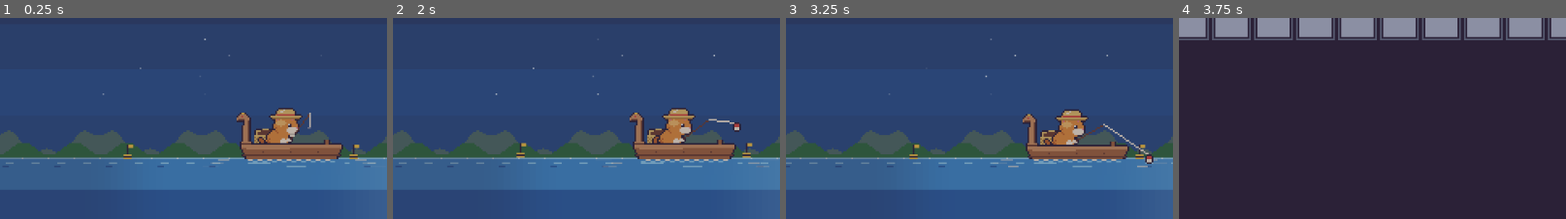
Above: before the commit, frames 1-4 (left to right).
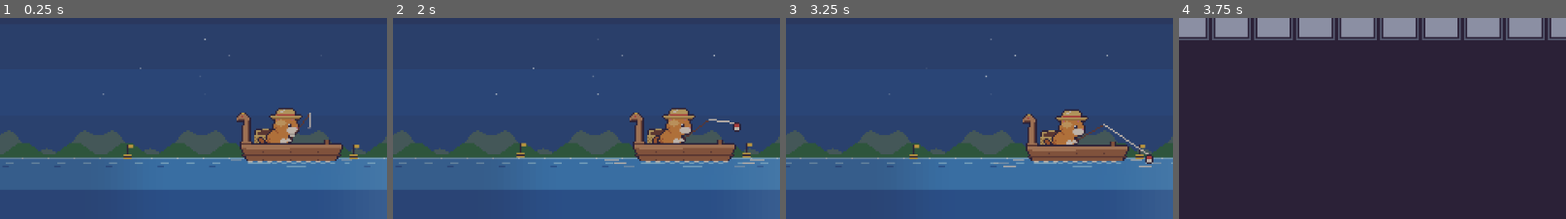
Above: after the commit, the same moments.

Repository: jiahecairen/pixel-cat-fishing
Game: Godot game, scene res://presentation/main.tscn
The game is run twice, just before and just after one commit, with the same random seed, the same clock (stepped at 60 frames per second) and the same inputs.
Inputs (mouse positions are % of the whole screen's width and height, from its top left):
- Up to frame 1 (0.25 s): no input
- Up to frame 2 (2 s): tap Enter at 0.5, 0.6 s; move the mouse to (72, 45) at 0.52 s; hold Right 0.53-1.25 s; click (72, 45) at 0.67 s; tap Space at 0.77 s; drag from (30, 55) to (45, 70) at 1.27 s
- Up to frame 3 (3.25 s): move the mouse to (60, 28) at 2.02 s; hold Right 2.03-2.75 s; tap C at 2.1 s; drag from (45, 70) to (20, 35) at 2.77 s
- Up to frame 4 (3.75 s): move the mouse to (80, 65) at 3.52 s; hold Left from 3.53 s (still down); tap I at 3.6 s
The pictures show only the part of the screen within x 14-64%, y 44-94%; the shares and areas given below are measured in that part.

The runs differ from the first frame. In frame 1, 0.6% of the frame differs, in the area x 54-98%, y 70-73%; in frame 2, 0.7%, in the area x 54-98%, y 70-75%; in frame 3, 0.6%; in frame 4, nothing differs.

Commit message:
v0.36: 船可回码头、航行掉头、V形水纹、鸟随机换位与💢、加速顾客修复
Co-Authored-By: Claude Sonnet 5.5 <noreply@anthropic.com>
Claude-Session: https://claude.ai/code/session_01MGVgxpnz2EqSwpVSKzj7dd

Diff:
--- a/core/game.gd
+++ b/core/game.gd
@@ -31,6 +31,7 @@
 var _birds: Dictionary = {}
 var _bird_kind: String = ""      # 正在来访的鸟："gift" 送礼 / "steal" 偷鱼（只在内存里，重启后这次来访作废）
 var _bird_item: String = ""
+var _anger_until_ms: int = 0     # 被鸟偷了鱼以后生气到这个时刻（只在内存里）
 var dirty: bool = false     # 有需要落盘的变化
 
 var _clock
@@ -280,6 +281,22 @@
 	dirty = true
 	return true
 
+## 航行途中随时能掉头：去小镇的路上点鱼图标回钓点，回钓点的路上点城镇图标再去小镇。休息时不行。
+func can_turn_sail() -> bool:
+	return (journey.activity() == Journey.Activity.SAIL_OUT or journey.activity() == Journey.Activity.SAIL_BACK) and not pomodoro.is_break()
+
+func turn_sail() -> bool:
+	if not can_turn_sail():
+		return false
+	var was_out: bool = journey.activity() == Journey.Activity.SAIL_OUT
+	if not journey.turn_sail(_clock.now_ms()):
+		return false
+	if not was_out:                 # 掉头去小镇：和出发一样，鸟的来访作废
+		_cancel_bird()
+	state.journey["line_out"] = 1
+	dirty = true
+	return true
+
 const MOVE_SPEEDS := [1.0, 2.0, 4.0, 8.0, 16.0]
 var time_scale: float = 1.0            # 全局加速倍数（测试用，不存档）
 var _ff_rest: float = 0.0              # 加速时不足 1 毫秒的零头
@@ -319,6 +336,12 @@
 	for k in ["bird_next_ms", "bird_act_ms", "lucky_until_ms"]:
 		if int(state.effects[k]) > 0:
 			state.effects[k] = int(state.effects[k]) + delta_ms
+	if _anger_until_ms > 0:
+		_anger_until_ms += delta_ms
+
+## 刚被鸟偷了鱼，小猫还在生气。
+func angry() -> bool:
+	return _anger_until_ms > 0 and _clock.now_ms() < _anger_until_ms
 
 ## 装备栏里某一格显示的名字（鱼竿随升级等级变，鱼线、鱼钩暂时只有一档）。
 func equipment_name(slot: String) -> String:
@@ -512,6 +535,7 @@
 			events.append({"type": "bird_gift", "item": _bird_item})
 		elif _bird_kind == "steal":
 			var gone := economy.eat_cheapest(state)
+			_anger_until_ms = now + int(_birds.get("anger_ms", 1500))   # 气得冒红色💢，过一会儿才接着钓
 			events.append({"type": "bird_steal", "fish_id": gone})
 		_bird_kind = ""
 		_bird_item = ""
@@ -525,9 +549,13 @@
 		return
 	var watching_float: bool = journey.activity() == Journey.Activity.IDLE_FULL or (fishing.state == FishingSystem.State.WAITING or fishing.state == FishingSystem.State.TWITCH)
 	var loot := economy.cheapest_common(state)
-	if loot != "" and watching_float and _rng.randf() < float(_birds["steal_chance"]):
+	var roll := _rng.randf()
+	if loot != "" and watching_float and roll < float(_birds["steal_chance"]):
 		_bird_kind = "steal"
 		_bird_item = loot
+	elif _rng.randf() < float(_birds.get("idle_chance", 0.0)):
+		_bird_kind = "none"          # 只是来歇歇脚，什么也不发生（最后停在船尾小猫面前）
+		_bird_item = ""
 	else:
 		_bird_kind = "gift"
 		_bird_item = "bottle" if _rng.randf() < float(_birds["bottle_chance"]) and inventory.by_id.has("bottle") else inventory.roll(_rng)
@@ -536,12 +564,15 @@
 	dirty = true
 
 func _cancel_bird() -> void:
+	_anger_until_ms = 0
 	_bird_kind = ""
 	_bird_item = ""
 	state.effects["bird_act_ms"] = 0
 	state.effects["bird_next_ms"] = 0
 
 func _tick_idle_full(now: int, events: Array) -> void:
+	if now < _anger_until_ms:          # 刚被鸟偷了鱼：先生气，不马上接着钓
+		return
 	if in_focus() or not economy.basket_full(state):   # 专注：鱼进木箱，满篓也接着钓
 		journey.resume_fishing(now)   # 例如刚升级了鱼篓容量
 		dirty = true
--- a/core/journey.gd
+++ b/core/journey.gd
@@ -14,6 +14,24 @@
 ## 时长换算。全局加速由 Game 把所有截止时刻前移实现，这里不再有倍速。
 func _dur(key: String, scale: float = 1.0) -> int:
 	return int(float(_cfg[key]) * scale)
+
+## 航行时长按路程折算：sail_ms 对应从默认钓点到码头的路程，船停得离码头近就按比例缩短（太近也不低于 sail_min_scale），
+## 这样不管船在哪儿，航行速度都差不多，不会出现最后一小段慢得像爬。
+func sail_scale() -> float:
+	var dist := absf(float(_cfg.get("dock_x", 512)) - float(boat_x()))
+	return clampf(dist / float(_cfg.get("sail_ref_dist", 252)), float(_cfg.get("sail_min_scale", 0.08)), 3.0)
+
+## 航行途中掉头：位置不跳，剩下的路程等于已经走过的路程。
+func turn_sail(now_ms: int) -> bool:
+	var a := activity()
+	if a != Activity.SAIL_OUT and a != Activity.SAIL_BACK:
+		return false
+	var span := int(_j["phase_end_ms"]) - int(_j["phase_start_ms"])
+	var elapsed := clampi(now_ms - int(_j["phase_start_ms"]), 0, span)
+	_enter(Activity.SAIL_BACK if a == Activity.SAIL_OUT else Activity.SAIL_OUT, now_ms, span)
+	_j["phase_start_ms"] = now_ms - (span - elapsed)
+	_j["phase_end_ms"] = int(_j["phase_start_ms"]) + span
+	return true
 
 func _init(journey_state: Dictionary, cfg: Dictionary, rng: RandomNumberGenerator) -> void:
 	_j = journey_state
@@ -89,7 +107,7 @@
 func depart(now_ms: int) -> bool:
 	if not can_depart():
 		return false
-	_enter(Activity.SAIL_OUT, now_ms, _dur("sail_ms"))
+	_enter(Activity.SAIL_OUT, now_ms, _dur("sail_ms", sail_scale()))
 	return true
 
 ## 鱼卖完了：停在摊位前，等玩家点"鱼卖光了"气泡。
@@ -148,7 +166,7 @@
 				return "sale"
 		Activity.WALK_TO_BOAT:
 			if now_ms >= int(_j["phase_end_ms"]):
-				_enter(Activity.SAIL_BACK, now_ms, _dur("sail_ms"))
+				_enter(Activity.SAIL_BACK, now_ms, _dur("sail_ms", sail_scale()))
 				return "boarded"
 		Activity.SAIL_BACK:
 			if now_ms >= int(_j["phase_end_ms"]):
--- a/data/balance.json
+++ b/data/balance.json
@@ -129,6 +129,9 @@
   },
   "town": {
     "sail_ms": 30000,
+    "dock_x": 512,
+    "sail_ref_dist": 252,
+    "sail_min_scale": 0.08,
     "walk_ms": 8000,
     "dock_roam_x": 552,
     "sale_min_ms": 8000,
@@ -250,7 +253,7 @@
   ],
   "water": {
     "boat_min_x": 30,
-    "boat_max_x": 440,
+    "boat_max_x": 512,
     "zones": [
       {
         "id": "deep",
@@ -271,6 +274,8 @@
     "max_ms": 480000,
     "steal_chance": 0.3,
     "act_after_ms": 10000,
+    "idle_chance": 0.2,
+    "anger_ms": 1500,
     "bottle_chance": 0.5
   },
   "equipment": {
--- a/presentation/main.gd
+++ b/presentation/main.gd
@@ -39,7 +39,7 @@
 	"tomato", "coin", "basket", "hold", "chest", "btn_bag", "room_door", "room_window", "counter", "shelf_tackle",
 	"shelf_hats", "mirror", "bookshelf", "calendar", "bed", "rug", "bobber", "bang", "tangle", "zzz", "font", "dots", "panel", "pips", "labels",
 	"sparkle", "splash", "btn_play", "btn_stop", "btn_skip", "btn_close", "btn_menu", "btn_plus",
-	"btn_minus", "btn_left", "btn_right", "btn_gear", "btn_town", "btn_fish", "btn_view", "btn_cat"]
+	"btn_minus", "btn_left", "btn_right", "btn_gear", "btn_town", "btn_fish", "btn_view", "btn_cat", "anger"]
 const CAT_LAYERS := ["fur_base", "fur_shade", "fur_light", "pat_white", "pat_stripe", "fixed", "rain_gear"]
 const CAT_FRAMES := 6
 
@@ -222,6 +222,10 @@
 		var ids: Array = game.fish_by_id.keys()
 		for i in OS.get_environment("CATFISH_FILL").to_int():
 			game.economy.add_catch(st, st.new_id("c"), ids[i % ids.size()], false)
+	if OS.has_environment("CATFISH_BIRD"):        # 调试：让一只鸟（steal / gift / none）立刻来访
+		var bk := OS.get_environment("CATFISH_BIRD")
+		var bi: String = String(game.fish_by_id.keys()[0]) if bk == "steal" else ("bottle" if bk == "gift" else "")
+		world.call_deferred("bird_start", bk, bi, Time.get_ticks_msec())
 	if OS.has_environment("CATFISH_CHEST"):       # 调试：每一竿都钓到宝箱
 		game.set_chest_chance(1.0)
 	if OS.has_environment("CATFISH_ITEMS"):       # 调试：开局每种物品给这么多个，并打开物品栏
@@ -925,7 +929,13 @@
 
 ## 海上 = 去小镇；在镇上 = 去钓鱼。
 func _town_button() -> void:
-	if game.journey.in_town():
+	if game.can_turn_sail() or game.journey.activity() == Journey.Activity.SAIL_OUT or game.journey.activity() == Journey.Activity.SAIL_BACK:
+		if game.turn_sail():           # 航行途中掉头：去小镇的路上回钓点，回钓点的路上再去小镇
+			world.bird = {}
+			play("click")
+		else:
+			play("deny")
+	elif game.journey.in_town():
 		_go_fishing()
 	else:
 		_go_to_town()
@@ -1039,8 +1049,11 @@
 		main_btn = "btn_skip"
 	_tex_frame(main_btn, BTN_MAIN.position, 1 if _pressed_btn == "main" else 0, 2)
 	var in_town: bool = game.journey.in_town()
-	var town_ok: bool = game.can_go_fishing() if in_town else game.can_go_to_town()
-	_tex_frame("btn_fish" if in_town else "btn_town", BTN_TOWN.position, 1 if _pressed_btn == "town" else 0, 2,
+	var act_now: int = game.journey.activity()
+	var show_fish: bool = in_town or act_now == Journey.Activity.SAIL_OUT       # 往小镇去的路上，图标就是"回去钓鱼"
+	var sailing: bool = act_now == Journey.Activity.SAIL_OUT or act_now == Journey.Activity.SAIL_BACK
+	var town_ok: bool = game.can_turn_sail() if sailing else (game.can_go_fishing() if in_town else game.can_go_to_town())
+	_tex_frame("btn_fish" if show_fish else "btn_town", BTN_TOWN.position, 1 if _pressed_btn == "town" else 0, 2,
 			Color.WHITE if town_ok else Color(1, 1, 1, 0.35))
 	_tex_frame("btn_gear", BTN_MENU.position, 1 if menu.open and menu.tab == 3 else 0, 2)
 	if adapter.is_overlay():
--- a/presentation/world.gd
+++ b/presentation/world.gd
@@ -104,6 +104,7 @@
 		_:
 			boat_x = DOCK_X
 	boat_x = roundf(boat_x)
+	_update_wake(t)
 	walk_behind = false
 	if j.activity() != Journey.Activity.ROAM:
 		roam_behind = false
@@ -349,7 +350,7 @@
 
 func on_sale(fish_id: String) -> void:
 	var f: Dictionary = m.game.fish_by_id.get(fish_id, {})
-	leaving.append({"kind": customer_kind, "t0": Time.get_ticks_msec(), "x0": float(STALL_X + 50), "fish": f.get("sprite", "")})
+	leaving.append({"kind": customer_kind, "t0": Time.get_ticks_msec(), "x0": float(STALL_X + 50), "fish": f.get("sprite", ""), "v": maxf(1.0, m.game.time_scale)})
 	approach_visible = false
 
 ## 这一单的顾客：每单换一位（不连续重复），在这一单的后半段从右边走过来。
@@ -360,7 +361,7 @@
 	var selling: bool = j.activity() == Journey.Activity.VENDING and not g.pomodoro.is_break() and not g.state.basket.is_empty()
 	if not selling:
 		if approach_visible:
-			leaving.append({"kind": customer_kind, "t0": Time.get_ticks_msec(), "x0": approach_x, "fish": ""})
+			leaving.append({"kind": customer_kind, "t0": Time.get_ticks_msec(), "x0": approach_x, "fish": "", "v": maxf(1.0, m.game.time_scale)})
 			approach_visible = false
 		return
 	var phase := int(g.state.journey["phase_start_ms"])
@@ -513,7 +514,7 @@
 func _draw_waterline(bob_y: float, t: int) -> void:
 	var x0 := boat_x - 1.0
 	var w := 66.0
-	var top := float(WATER_Y + 1)          # 水线和浮漂入水的位置持平，船身只露出水面以上的部分
+	var top := float(WATER_Y + 2)          # 水线和浮漂入水的位置持平，船身只露出水面以上的部分
 	var zones: Array = m.game.zone_bounds(SHORE_X)
 	# 盖住船底的水：颜色要和这里的海一致（含水域染色），按 3 像素一列画
 	var cx := x0
@@ -530,20 +531,73 @@
 		m.draw_rect(Rect2(x0 + 6.0 + k * 3.0, top - (1 if wave else 0) + 1, 3, 1), Pal.L_W if wave else Pal.L_C)
 	m.draw_rect(Rect2(x0 + 6.0, WATER_Y + 3, 14, 1), Pal.L_C)    # 船身下面透出的水纹
 	m.draw_rect(Rect2(x0 + 30.0 + float((t / 500) % 3) * 2.0, WATER_Y + 5, 12, 1), Pal.L_C)
-	for k in 3:                                                      # 向外荡开的水纹（淡出）
-		var ph := fposmod(float(t) / 2600.0 + float(k) / 3.0, 1.0)
-		var col := Color(Pal.L_W, (1.0 - ph) * 0.7)
-		var y := float(WATER_Y + 1 + k * 2)
-		m.draw_rect(Rect2(x0 - 3.0 - ph * 14.0 - 6.0, y, 6.0 + ph * 4.0, 1), col)
-		m.draw_rect(Rect2(x0 + w + 3.0 + ph * 14.0, y, 6.0 + ph * 4.0, 1), col)
-	if boat_moving or m.game.journey.activity() in [Journey.Activity.SAIL_OUT, Journey.Activity.SAIL_BACK]:
-		var dir := 1.0
-		if m.game.journey.activity() == Journey.Activity.SAIL_BACK or (boat_moving and boat_dir < 0.0):
-			dir = -1.0
-		for k in 4:                                                  # 尾迹：从船尾向后拖出去的几道长纹
-			var ph := fposmod(float(t) / 900.0 + float(k) / 4.0, 1.0)
-			var tail_x := (x0 - 4.0 - ph * 26.0) if dir > 0.0 else (x0 + w + 4.0 + ph * 26.0 - 10.0)
-			m.draw_rect(Rect2(tail_x, WATER_Y + 2 + (k % 2) * 3, 10.0 - ph * 4.0, 1), Color(Pal.L_W, (1.0 - ph) * 0.8))
+	_draw_ripples(t)
+
+# ------------------------------------------------------------------ 水纹
+## 水纹都钉在世界坐标上，船开走以后留在原地慢慢散开：
+##   静止时船头船尾各荡开一圈圈横向水纹；划船/航行时船尾一路留下"V"形尾迹（越往后越宽），船越快越宽越长。
+## 每一道水纹的透明度都是 半透明 → 不透明 → 半透明，最后散掉。
+var _ripples: Array = []
+var _wk_prev_x: float = -1.0
+var _wk_prev_t: int = 0
+var _wk_dist: float = 0.0
+var _wk_ring_at: int = 0
+var _wk_moved_t: int = -100000
+var _wk_ring_k: int = 0
+var boat_speed: float = 0.0            # 船的实际速度（像素/秒，平滑过）
+
+func _update_wake(t: int) -> void:
+	if _wk_prev_x < 0.0 or t - _wk_prev_t > 400:
+		_wk_prev_x = boat_x
+		_wk_prev_t = t
+		return
+	var dt := maxi(1, t - _wk_prev_t)
+	var dx := boat_x - _wk_prev_x
+	_wk_prev_x = boat_x
+	_wk_prev_t = t
+	boat_speed = lerpf(boat_speed, absf(dx) / float(dt) * 1000.0, 0.12)
+	if absf(dx) > 0.01:
+		_wk_moved_t = t
+		_wk_dist += absf(dx)
+		var dir := 1.0 if dx > 0.0 else -1.0
+		var v := boat_speed
+		while _wk_dist >= 4.0:
+			_wk_dist -= 4.0
+			_ripples.append({"k": "wake", "x": (boat_x - 1.0) if dir > 0.0 else (boat_x + 65.0), "y": float(WATER_Y + 4),
+					"t0": t, "life": 1100 + int(minf(v, 90.0) * 14.0), "spread": clampf(1.0 + v / 16.0, 1.0, 3.4),
+					"len": 4.0 + minf(v / 7.0, 9.0), "dir": dir})
+	elif t - _wk_moved_t > 300 and t >= _wk_ring_at:        # 停着：每隔一会儿荡开一圈
+		_wk_ring_at = t + 870
+		var y := float(WATER_Y + 1 + (_wk_ring_k % 3) * 2)
+		_wk_ring_k += 1
+		_ripples.append({"k": "ring", "x": boat_x + 2.0, "y": y, "t0": t, "life": 2600, "side": -1.0})
+		_ripples.append({"k": "ring", "x": boat_x + 62.0, "y": y, "t0": t, "life": 2600, "side": 1.0})
+
+func _draw_ripples(t: int) -> void:
+	var keep: Array = []
+	for r in _ripples:
+		var age := t - int(r["t0"])
+		var life: int = r["life"]
+		if age >= life or _ripples.size() > 120:
+			continue
+		keep.append(r)
+		var f := float(age) / float(life)
+		var col := Color(Pal.L_W, 0.2 + 0.7 * sin(PI * f))
+		if r["k"] == "ring":
+			var wd := 6.0 + f * 4.0
+			var x: float = float(r["x"]) + float(r["side"]) * f * 14.0
+			m.draw_rect(Rect2(x if r["side"] > 0.0 else x - wd, float(r["y"]), wd, 1), col)
+		else:
+			var dir: float = r["dir"]
+			var len: float = float(r["len"]) * (0.6 + 0.4 * f)
+			var xc: float = float(r["x"]) - dir * f * 10.0
+			var x0 := xc if dir < 0.0 else xc - len
+			var sp := roundf(float(r["spread"]) * f)
+			var y: float = float(r["y"])
+			m.draw_rect(Rect2(x0, y - sp, len, 1), col)
+			if sp > 0.0:
+				m.draw_rect(Rect2(x0, y + sp, len, 1), col)
+	_ripples = keep
 
 var _fish_colors: Dictionary = {}
 func _fish_color(fish_id: String) -> Color:
@@ -555,32 +609,71 @@
 		_fish_colors[fish_id] = col
 	return _fish_colors[fish_id]
 
+const BIRD_HOP_MS := 600
+const BIRD_SPOTS := ["basket", "bow", "stern"]
+
+## 鸟最后停在哪儿决定它干什么：鱼篓 = 偷鱼，船头 = 送礼，船尾（小猫面前）= 什么也不做。
+## 起点随机，中途换 0~2 次位置，所以看它一开始停哪儿猜不出结果。
 func bird_start(kind: String, item: String, t: int) -> void:
-	bird = {"kind": kind, "item": item, "t0": t}
-
-## 来访的鸟：飞来 → 停下张望 → 送礼（物品落进船里）或叼走一条鱼 → 飞走。
-## 送礼的鸟停在龙头上；偷鱼的鸟停在鱼篓边上。
+	var final: String = {"steal": "basket", "gift": "bow"}.get(kind, "stern")
+	var spots: Array = [final]
+	for i in randi() % 3:
+		var opts: Array = BIRD_SPOTS.filter(func(n): return n != spots[0])
+		spots.push_front(opts[randi() % opts.size()])
+	bird = {"kind": kind, "item": item, "t0": t, "d": 0.0, "last": t, "spots": spots}
+
+func _bird_spot(name: String, bob_y: float) -> Vector2:
+	match name:
+		"basket":
+			return Vector2(boat_x + 12, bob_y - 18)
+		"bow":
+			return Vector2(boat_x - 1, bob_y - 27)
+	return Vector2(boat_x + 52, bob_y - 7)
+
+## 来访的鸟：飞来 → 停下张望（可能换几个位置）→ 在最后的位置送礼 / 叼走一条鱼 / 什么也不做 → 飞走。
+## 鸟的时间按游戏加速走（和游戏里"到点生效"的时刻对得上），不然加速时画面和结算会错开。
 func _draw_bird(t: int, bob_y: float) -> void:
 	if bird.is_empty():
 		return
-	var d: int = t - int(bird["t0"])
+	bird["d"] = float(bird["d"]) + float(clampi(t - int(bird["last"]), 0, 100)) * maxf(1.0, m.game.time_scale)
+	bird["last"] = t
+	var d := int(bird["d"])
 	var act: int = m.game.bird_act_after_ms()      # 鸟停多久才送礼/偷鱼
 	if d > act + 3500:
 		bird = {}
 		return
 	var steal: bool = bird["kind"] == "steal"
-	var perch := Vector2(boat_x + 12, bob_y - 18) if steal else Vector2(boat_x - 1, bob_y - 27)
+	var spots: Array = bird["spots"]
+	var hops := spots.size() - 1
+	var perch := _bird_spot(spots[hops], bob_y)
 	var item: Dictionary = m.game.fish_by_id.get(bird["item"], {}) if steal else m.game.inventory.by_id.get(bird["item"], {})
 	var item_tex: String = item.get("sprite", "")
-	if d < 2500:
-		var k := _ease(float(d) / 2500.0)
-		var pos := (perch + Vector2(170, -70)).lerp(perch, k) + Vector2(0, roundf(sin(d / 150.0) * (1.0 - k) * 3.0))
+	const ARRIVE := 2500
+	if d < ARRIVE:
+		var first := _bird_spot(spots[0], bob_y)
+		var k := _ease(float(d) / float(ARRIVE))
+		var pos := (first + Vector2(170, -70)).lerp(first, k) + Vector2(0, roundf(sin(d / 150.0) * (1.0 - k) * 3.0))
 		m.tex_frame("bird_fly", (pos + Vector2(-1, 1)).round(), (d / 110) % 2, 2)
 	elif d < act:
-		if (d / 1300) % 3 == 2:
-			m.tex_frame_flipped("bird_perch", perch, 0, 1)        # 回头张望
+		var seg := maxi(1, (act - ARRIVE - hops * BIRD_HOP_MS) / (hops + 1))
+		var u := d - ARRIVE
+		var idx := mini(u / (seg + BIRD_HOP_MS), hops)
+		var within := u - idx * (seg + BIRD_HOP_MS)
+		if idx < hops and within >= seg:                    # 换位置：飞过去
+			var a := _bird_spot(spots[idx], bob_y)
+			var b := _bird_spot(spots[idx + 1], bob_y)
+			var k := float(within - seg) / float(BIRD_HOP_MS)
+			var pos := a.lerp(b, k) + Vector2(0, -sin(k * PI) * 8.0)
+			if b.x > a.x:
+				m.tex_frame_flipped("bird_fly", (pos + Vector2(-1, 1)).round(), (d / 90) % 2, 2)
+			else:
+				m.tex_frame("bird_fly", (pos + Vector2(-1, 1)).round(), (d / 90) % 2, 2)
 		else:
-			m.draw_texture(m.tex["bird_perch"], perch)
+			var here := _bird_spot(spots[idx], bob_y)
+			if (d / 1300) % 3 == 2:
+				m.tex_frame_flipped("bird_perch", here, 0, 1)        # 回头张望
+			else:
+				m.draw_texture(m.tex["bird_perch"], here)
 	else:
 		var e := float(d - act) / 3500.0
 		if not steal and m.tex.has(item_tex) and d < act + 700:       # 东西掉进船里
@@ -755,9 +848,9 @@
 func _draw_leaving(t: int) -> void:
 	var keep: Array = []
 	for c in leaving:
-		var age: int = t - int(c["t0"])
+		var age: float = float(t - int(c["t0"])) * float(c.get("v", 1.0))      # 加速时离开得也快，免得几位顾客叠在一起
 		var x: float = float(c["x0"]) + roundf(age * 0.028)
-		if age < 6000 and x < STALL_X + 190:
+		if age < 6000.0 and x < STALL_X + 190:
 			keep.append(c)
 			if m.tex.has(c["fish"]):      # 鱼先画，人在鱼前面
 				m.draw_texture(m.tex[c["fish"]], Vector2(x + 6, GROUND_Y - 12))
@@ -770,6 +863,8 @@
 	var flip := act == Journey.Activity.SAIL_BACK or (boat_moving and boat_dir < 0)
 	if on_break:
 		frame = 2 + (t / 1100) % 2
+	elif m.game.angry():
+		frame = (t / 700) % 2                  # 被鸟偷了鱼：醒着，气鼓鼓
 	elif act == Journey.Activity.IDLE_FULL:
 		if t - eat_t0 < 1600:
 			frame = 2
@@ -802,6 +897,10 @@
 	if on_break:
 		m.draw_texture(m.tex["zzz"], cat_pos + Vector2(32, -2 - (t / 500) % 3))
 		return
+	if m.game.angry() and not boat_moving:
+		m.draw_texture(m.tex["anger"], (cat_pos + Vector2(9 + (t / 90) % 2, -12)).round())
+		if act == Journey.Activity.IDLE_FULL:
+			return
 	if t - retract_t0 < RETRACT_MS and not boat_moving:
 		_draw_retract(t)
 		return
--- a/tests/run_tests.gd
+++ b/tests/run_tests.gd
@@ -47,6 +47,7 @@
 		test_adapters()
 		test_weather(balance, fish)
 		test_water(balance, fish)
+		test_sail_turn(balance, fish)
 		test_birds(balance, fish)
 		test_inventory(balance, fish)
 		test_stall_walk(balance, fish)
@@ -667,7 +668,7 @@
 	var zb := g.zone_bounds(640.0)
 	check(zb.size() == 3 and zb[0]["x0"] == 0.0 and zb[2]["x1"] == 640.0 and zb[1]["x0"] == zb[0]["x1"], "水域范围首尾相接")
 	check(g.can_steer() and g.steer_to(120.0) and g.journey.boat_x() == 120, "钓鱼时可以划船")
-	check(g.steer_to(-50.0) and g.journey.boat_x() == 30 and g.steer_to(9999.0) and g.journey.boat_x() == 440, "划船范围有边界")
+	check(g.steer_to(-50.0) and g.journey.boat_x() == 30 and g.steer_to(9999.0) and g.journey.boat_x() == 512, "划船范围有边界（右端是码头）")
 	check(not g.line_out() and g.fishing.state == Fishing.State.IDLE, "划船先收杆")
 	var c0: FakeClock = g._clock
 	_run(g, c0, 30)
@@ -681,7 +682,41 @@
 	var c: FakeClock = g._clock
 	g.steer_to(200.0)
 	_run(g, c, 100)
-	check(g.journey.boat_x() == 440, "往返小镇不改变船的位置")
+	check(g.journey.boat_x() == 512, "往返小镇不改变船的位置")
+
+func test_sail_turn(balance: Dictionary, fish: Array) -> void:
+	print("sail: 航行时长按路程折算、途中掉头")
+	var g := Game.new(balance, fish, GameState.new(), FakeClock.new(), _rng(33))
+	var c: FakeClock = g._clock
+	_run(g, c, 2)
+	g.steer_to(260.0)
+	g.go_to_town()
+	var far: int = int(g.state.journey["phase_end_ms"]) - int(g.state.journey["phase_start_ms"])
+	g.journey.turn_sail(c.now_ms())
+	var g2 := Game.new(balance, fish, GameState.new(), FakeClock.new(), _rng(34))
+	var c2: FakeClock = g2._clock
+	_run(g2, c2, 2)
+	g2.steer_to(500.0)
+	g2.go_to_town()
+	var near: int = int(g2.state.journey["phase_end_ms"]) - int(g2.state.journey["phase_start_ms"])
+	check(near < far / 10 and near >= int(float(far) * 0.07), "离码头近航行时间按比例缩短 (远 %d / 近 %d)" % [far, near])
+	# 掉头：途中位置连续、剩余路程等于已走路程
+	var g3 := Game.new(balance, fish, GameState.new(), FakeClock.new(), _rng(35))
+	var c3: FakeClock = g3._clock
+	_run(g3, c3, 2)
+	check(g3.go_to_town() and g3.journey.activity() == Journey.Activity.SAIL_OUT, "出发")
+	c3.t += 9000
+	var p_before: float = g3.journey.progress(c3.now_ms())
+	check(g3.can_turn_sail() and g3.turn_sail() and g3.journey.activity() == Journey.Activity.SAIL_BACK, "航行中可以掉头")
+	var p_after: float = g3.journey.progress(c3.now_ms())
+	check(absf((1.0 - p_before) - p_after) < 0.01, "掉头后位置不跳 (%.3f → %.3f)" % [p_before, p_after])
+	_run(g3, c3, 60)
+	check(g3.journey.activity() == Journey.Activity.FISHING and g3.line_out(), "回头的船回到钓点继续钓鱼")
+	g3.go_to_town()
+	c3.t += 5000
+	g3.turn_sail()
+	g3.turn_sail()
+	check(g3.journey.activity() == Journey.Activity.SAIL_OUT, "来回掉头两次还是往小镇去")
 
 func test_birds(balance: Dictionary, fish: Array) -> void:
 	print("birds: 鸟来访（送礼 / 偷鱼）")
@@ -692,7 +727,8 @@
 	var gifts: Array = ev.filter(func(e): return e["type"] == "bird_gift")
 	var steals: Array = ev.filter(func(e): return e["type"] == "bird_steal")
 	check(visits.size() >= 15 and visits.size() <= 50, "3 小时来了 %d 次鸟（平均 4–9 分钟一次）" % visits.size())
-	check(gifts.size() + steals.size() >= visits.size() - 1 and gifts.size() > 0, "来访后都会生效 (送 %d / 偷 %d / 来 %d)" % [gifts.size(), steals.size(), visits.size()])
+	var nones: Array = visits.filter(func(e): return e["kind"] == "none")
+	check(gifts.size() + steals.size() + nones.size() >= visits.size() - 1 and gifts.size() > 0, "来访后都会生效 (送 %d / 偷 %d / 来 %d)" % [gifts.size(), steals.size(), visits.size()])
 	for e in steals:
 		check(e["fish_id"] != "koi" and e["fish_id"] != "arowana", "鸟不偷稀有鱼")
 	# 篓子空着不会来偷
--- a/tests/sim_long_run.gd
+++ b/tests/sim_long_run.gd
@@ -94,7 +94,7 @@
 		require(s.basket.size() <= s.basket_capacity, "鱼篓超容量 %d/%d" % [s.basket.size(), s.basket_capacity], i)
 		require(s.processed_catch_ids.size() <= GameState.MAX_PROCESSED_IDS and s.processed_sale_ids.size() <= GameState.MAX_PROCESSED_IDS, "幂等记录无限增长", i)
 		require(g.journey.activity() >= 0 and g.journey.activity() <= Journey.Activity.SOLD_OUT, "未知活动状态", i)
-		require(g.journey.boat_x() >= 30 and g.journey.boat_x() <= 440, "船划出了范围", i)
+		require(g.journey.boat_x() >= 30 and g.journey.boat_x() <= 512, "船划出了范围", i)
 		require(g.journey.on_boat() or not g.fishing.is_active(), "人在镇上却在钓鱼", i)
 		require(not (g.pomodoro.is_break() and g.fishing.is_active()), "休息时还在钓鱼", i)
 		require(g.in_focus() or s.session_haul.is_empty(), "不在专注但木箱里有鱼", i)
Binary file added: assets/sprites/anger.png
Not shown, added: assets/sprites/anger.png.import
Not shown, removed: Claude outputs/CatFishing.zip
Not shown, removed: Claude outputs/CatFishing31.zip
Not shown, removed: Claude outputs/_back.tgz
Not shown, removed: Claude outputs/_clean.bundle
Not shown, changed: docs/ACCEPTANCE_TESTS.md
Not shown, changed: docs/DECISION_REGISTER.md
Not shown, changed: docs/DEV_LOG.md
